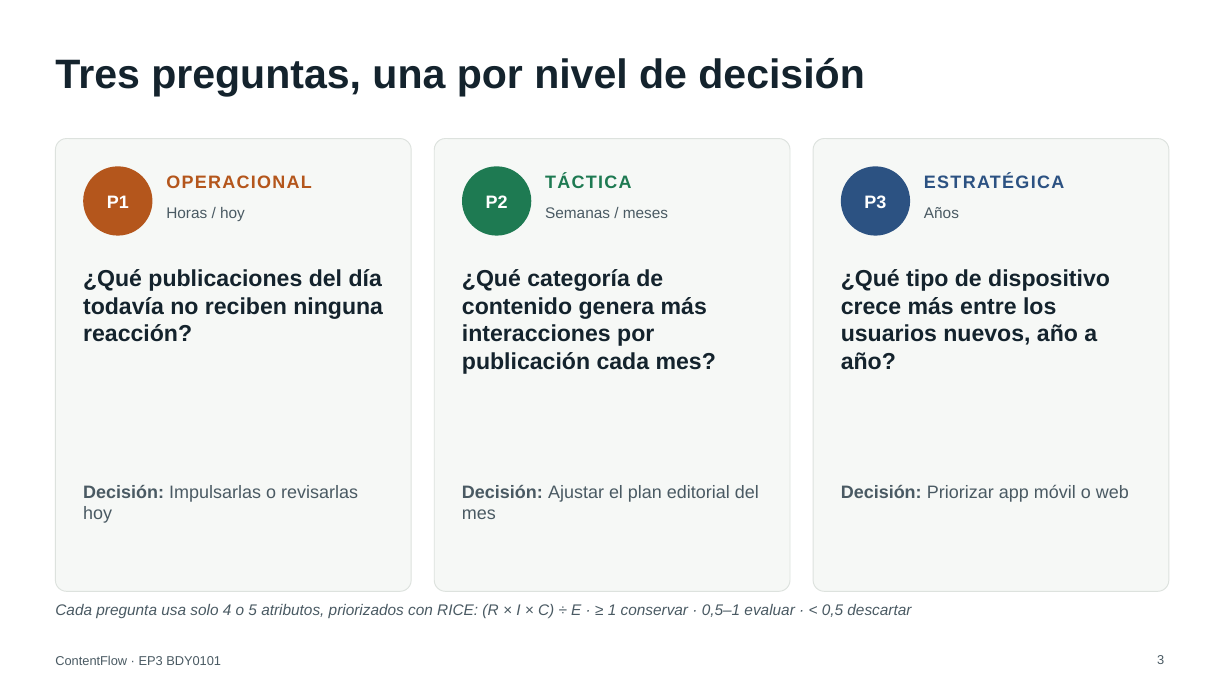
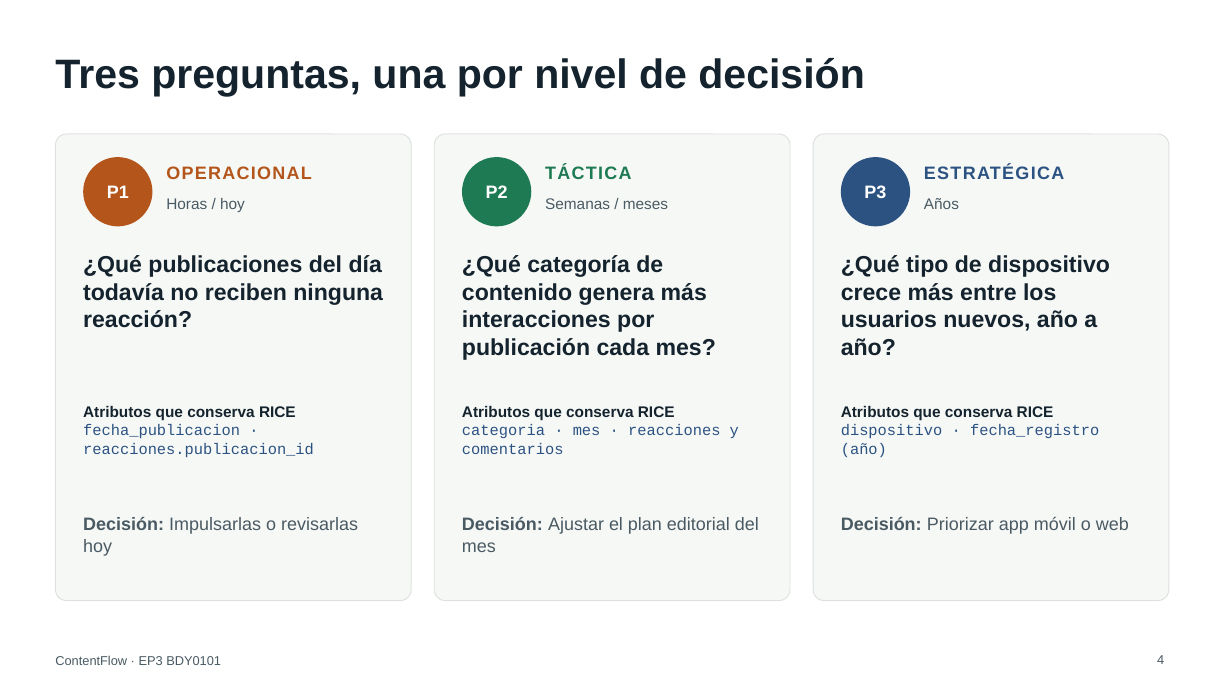
Before and after one commit to 99nicolas/contentflow-ep3-bdy0101, a slide deck: slide 4 of docs/ContentFlow_EP3_Presentacion.pptx (slide 3 before the commit). Drawn at 1232x693 pixels with LibreOffice and Linux fonts; fonts in the diff are those of the drawing. Boxes give left, top, right and bottom in pixels: in the first picture for what was removed or moved away, otherwise in the second. Text is boxed around its words. In the diff, an @@ line names an element or a change of style, - is before the commit and + after.

Commit message:
Presentación centrada en las tres preguntas

```diff
--- a/docs/ContentFlow_EP3_Presentacion.pptx
+++ b/docs/ContentFlow_EP3_Presentacion.pptx
@@ rounded rectangle: place and size @@
-rounded rectangle at box(55, 139, 411, 592)
+rounded rectangle at box(55, 134, 411, 601)
@@ rounded rectangle: place and size @@
-rounded rectangle at box(434, 139, 790, 592)
+rounded rectangle at box(434, 134, 790, 601)
@@ rounded rectangle: place and size @@
-rounded rectangle at box(813, 139, 1169, 592)
+rounded rectangle at box(813, 134, 1169, 601)
@@ 9 texts, 3 ellipses: place and size @@
-9 texts, 3 ellipses at box(83, 166, 1064, 236)
+9 texts, 3 ellipses at box(83, 157, 1064, 226)
@@ text "¿Qué publicaciones del día todavía ...": place and size @@
-text "¿Qué publicaciones del día todavía ..." at box(83, 269, 383, 342)
+text "¿Qué publicaciones del día todavía ..." at box(83, 255, 383, 328)
@@ text "¿Qué categoría de contenido genera ...": place and size @@
-text "¿Qué categoría de contenido genera ..." at box(462, 269, 716, 374)
+text "¿Qué categoría de contenido genera ..." at box(462, 255, 716, 360)
@@ text "¿Qué tipo de dispositivo crece ...": place and size @@
-text "¿Qué tipo de dispositivo crece ..." at box(841, 269, 1110, 370)
+text "¿Qué tipo de dispositivo crece ..." at box(841, 255, 1110, 356)
@@ text added at box(83, 406, 314, 457), 12 pt, text #2C5282 @@
+Atributos que conserva RICE
+fecha_publicacion · reacciones.publicacion_id
@@ text added at box(462, 406, 739, 454), 12 pt, text #2C5282 @@
+Atributos que conserva RICE
+categoria · mes · reacciones y comentarios
@@ text added at box(841, 406, 1099, 457), 12 pt, text #2C5282 @@
+Atributos que conserva RICE
+dispositivo · fecha_registro (año)
@@ text "Decisión: Impulsarlas o revisarlas hoy": place and size @@
-text "Decisión: Impulsarlas o revisarlas hoy" at box(83, 485, 358, 523)
+text "Decisión: Impulsarlas o revisarlas hoy" at box(83, 517, 358, 556)
@@ text "Decisión: Ajustar el plan editorial ...": place and size @@
-text "Decisión: Ajustar el plan editorial ..." at box(462, 485, 759, 519)
+text "Decisión: Ajustar el plan editorial ..." at box(462, 517, 759, 552)
@@ text "Decisión: Priorizar app móvil o ...": place and size @@
-text "Decisión: Priorizar app móvil o ..." at box(841, 484, 1129, 502)
+text "Decisión: Priorizar app móvil o ..." at box(841, 516, 1129, 534)
@@ text removed at box(55, 604, 911, 618) @@
-Cada pregunta usa solo 4 o 5 atributos, priorizados con RICE: (R × I × C) ÷ E · ≥ 1 conservar · 0,5–1 evaluar · < 0,5 descartar
@@ page number at box(1157, 655, 1164, 664): text changed @@
-3
+4
```
Also in this commit, not shown: 5 other slides changed, 10 slides added, 6 slides removed, 1 other file.
